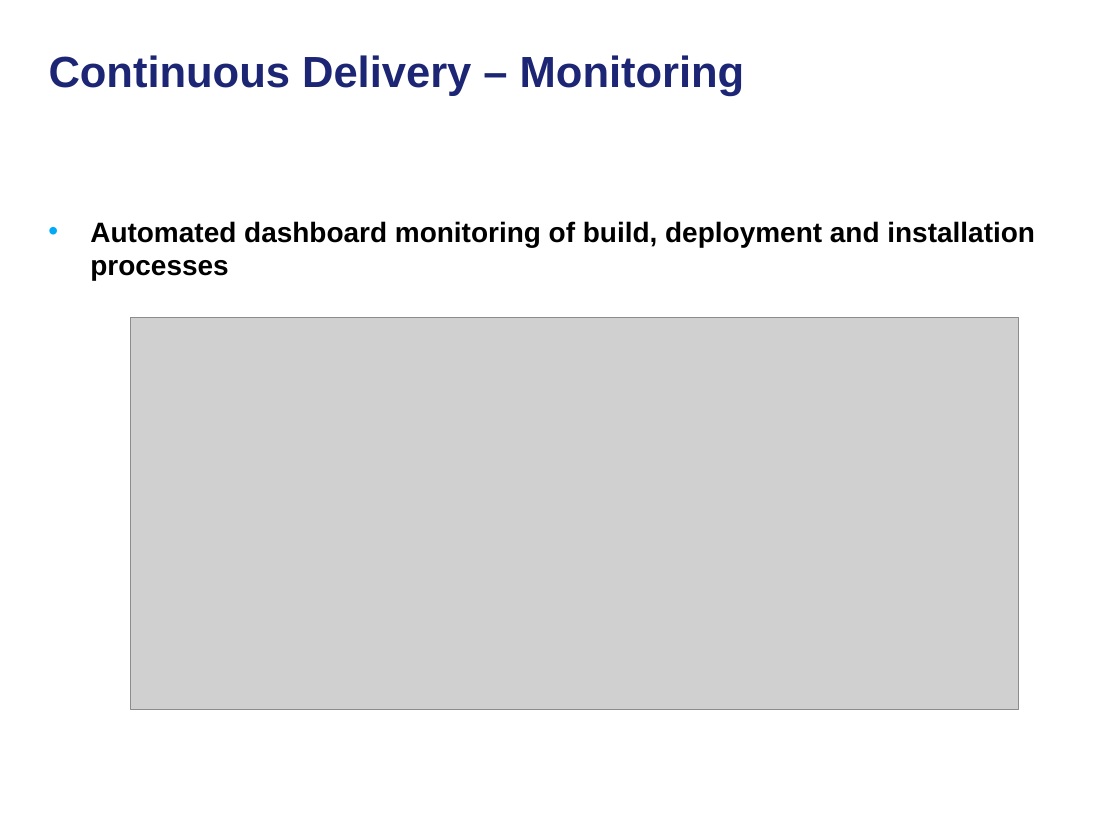
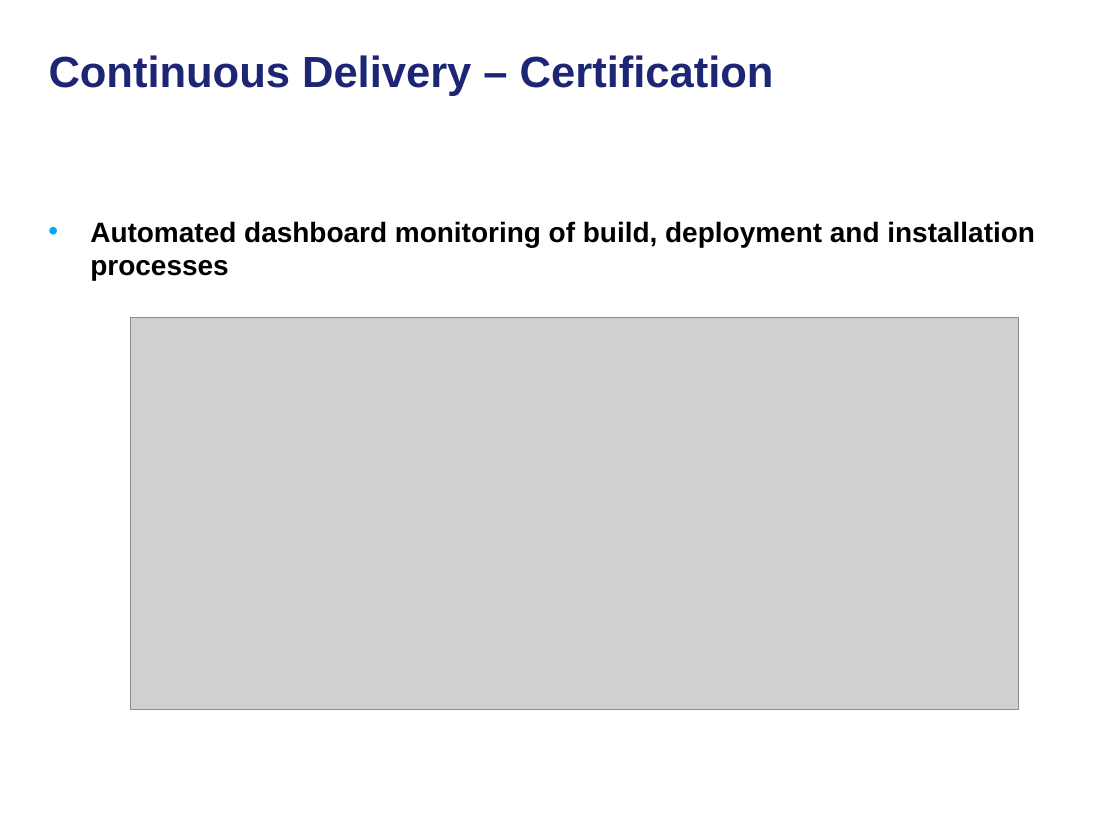
Before and after one commit to NCIP/automation, a slide deck: slide 19 of docs/continuous-delivery-caehr.ppt (slide 18 before the commit). Drawn at 1120x840 pixels with LibreOffice and Linux fonts; fonts in the diff are those of the drawing; grey boxes stand for pictures; background and template pictures are left out. Boxes give left, top, right and bottom in pixels: in the first picture for what was removed or moved away, otherwise in the second. Text is boxed around its words. In the diff, an @@ line names an element or a change of style, - is before the commit and + after.

```diff
--- a/docs/continuous-delivery-caehr.ppt
+++ b/docs/continuous-delivery-caehr.ppt
@@ title at <box>49,55,774,96</box>: text changed @@
-Continuous Delivery – Monitoring
+Continuous Delivery – Certification
```
Also in this commit, not shown: 16 other slides changed, 3 slides added.
